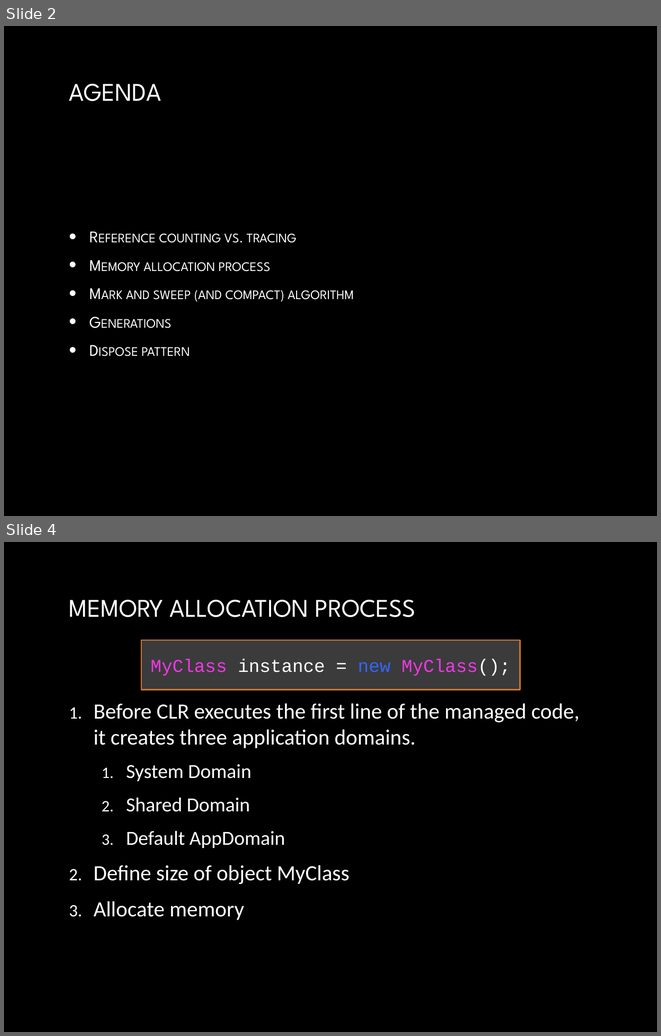
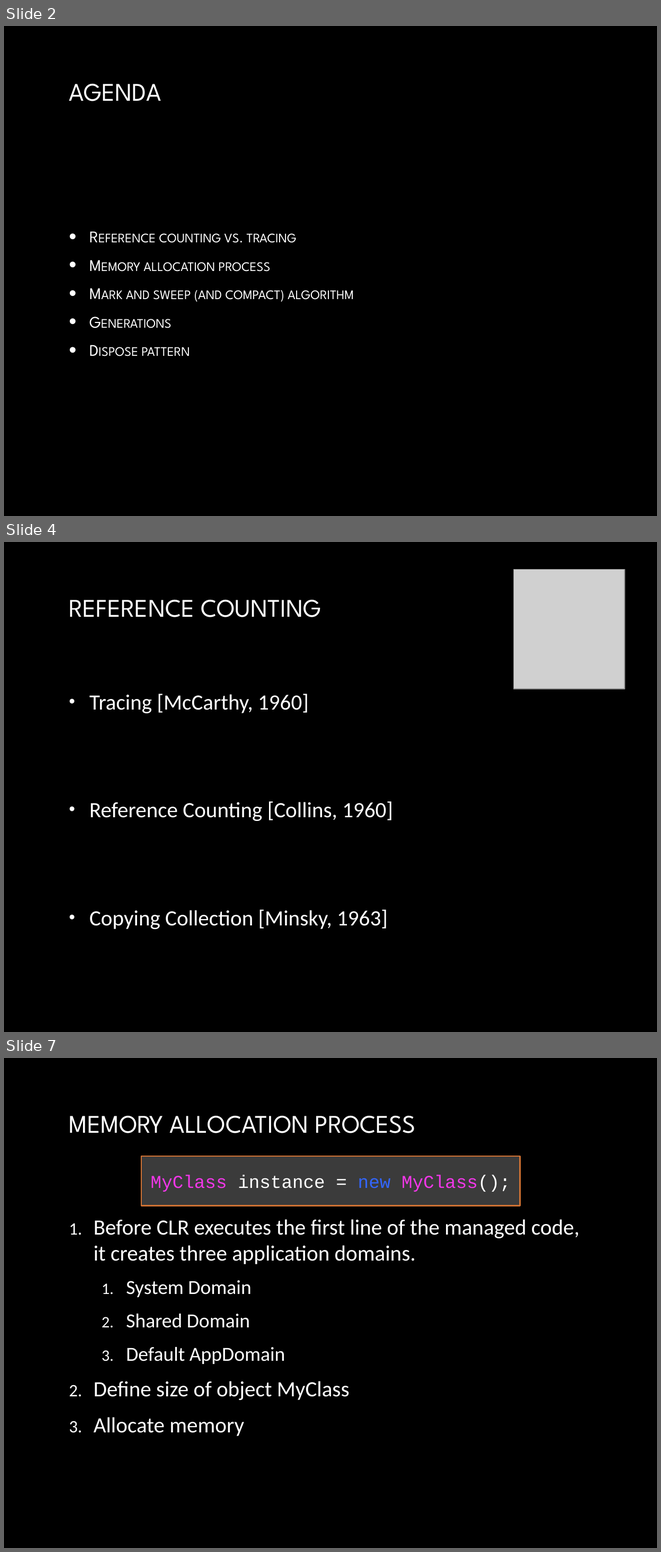
Before and after one commit to yuriyshapovalov/slides, a slide deck: ppt/Garbage collection in dotnet.pptx. Shown one above the other, each under a label of ours: slides 2 and 4 before the commit, slides 2, 4 and 7 after it; the slides between them are not shown. The pictures are 661x1036 and 661x1552 pixels, drawn with LibreOffice and Linux fonts; fonts in the diff are those of the drawing; grey boxes stand for pictures; background and template pictures are left out. Boxes give left, top, right and bottom in pixels: in the first picture for what was removed or moved away, otherwise in the second. Text is boxed around its words. In the diff, an @@ line names an element or a change of style, - is before the commit and + after.

Commit message:
update garbage collection in dotnet slides

```diff
--- a/ppt/Garbage collection in dotnet.pptx
+++ b/ppt/Garbage collection in dotnet.pptx
@@ slide 4 added at [4,542,657,1032], background picture (left out) @@
@@ picture added at [514,570,625,689] @@
@@ title added at [69,599,321,617], 28 pt, text gradient #FFFFFF to #BFBFBF @@
+REFERENCE COUNTING
@@ text added at [89,694,393,929], 24 pt, text gradient #FFFFFF to #BFBFBF @@
+• Tracing [McCarthy, 1960]
+• Reference Counting [Collins, 1960]
+• Copying Collection [Minsky, 1963]
@@ what was slide 4 is now slide 7 @@
```
Also in this commit, not shown: 1 slide changed, 2 other slides added.
